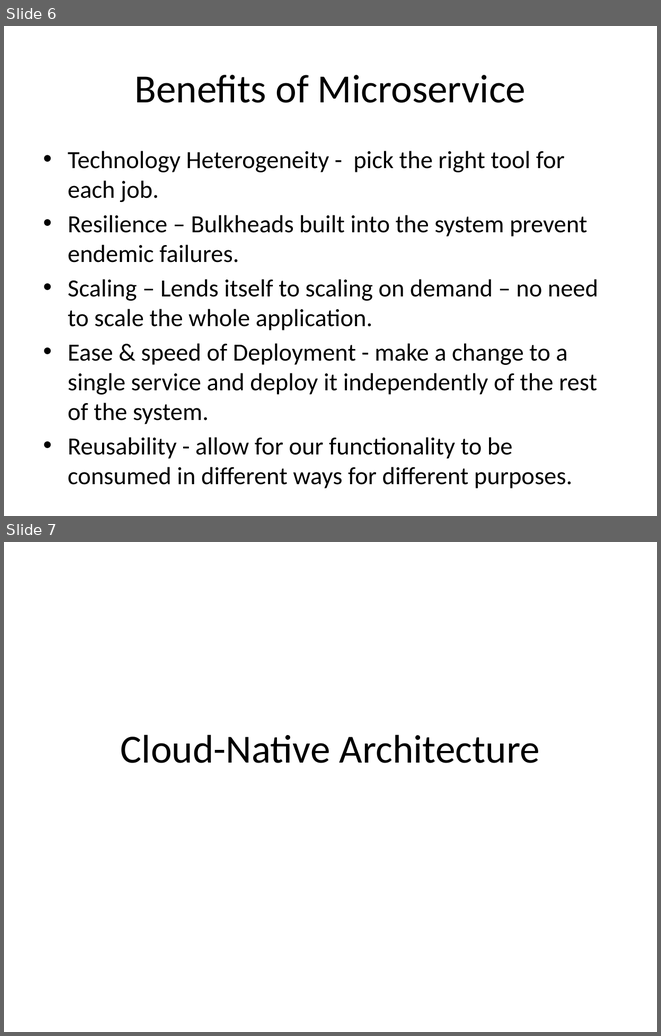
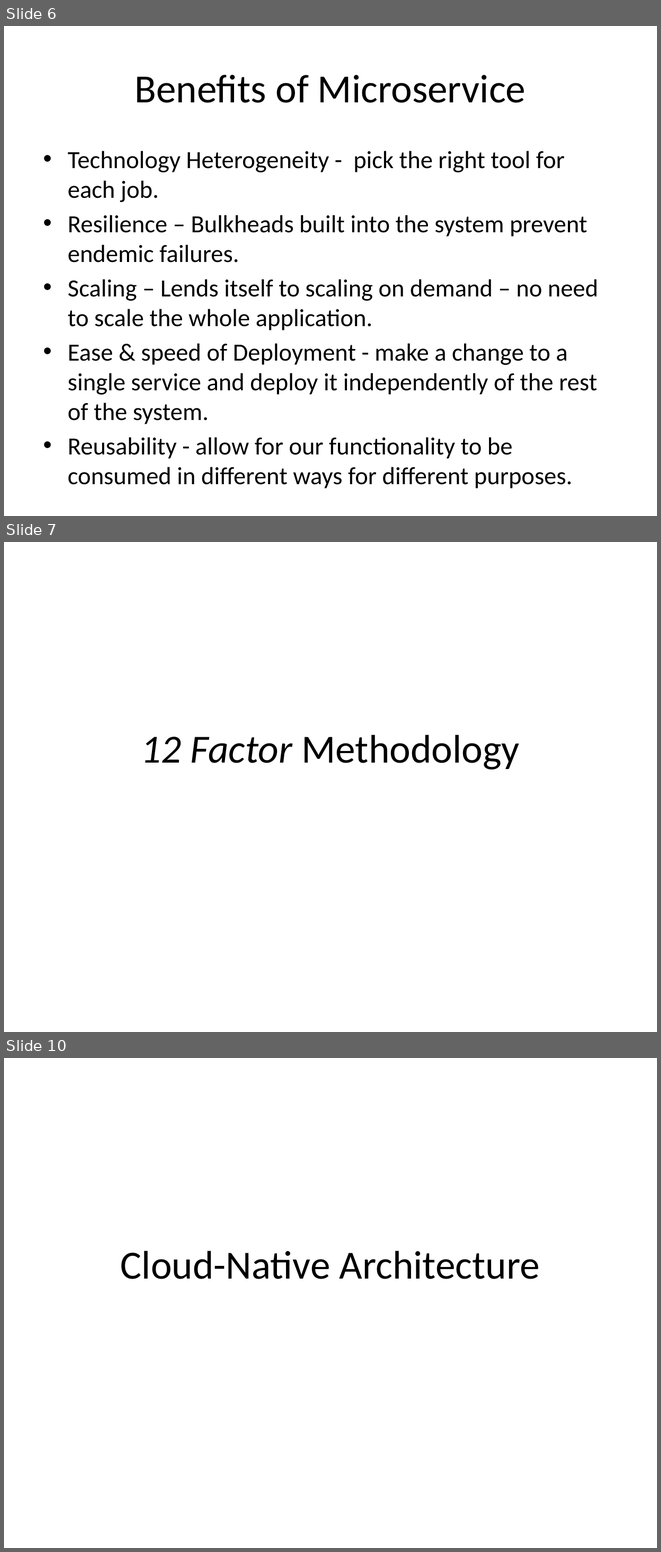
Before and after one commit to arpithparikh/ArchConf2015Collaboration, a slide deck: FannieMaeArchConfTakeaways.pptx. Shown one above the other, each under a label of ours: slides 6 and 7 before the commit, slides 6, 7 and 10 after it; the slides between them are not shown. The pictures are 661x1036 and 661x1552 pixels, drawn with LibreOffice and Linux fonts; fonts in the diff are those of the drawing. Boxes give left, top, right and bottom in pixels: in the first picture for what was removed or moved away, otherwise in the second. Text is boxed around its words. In the diff, an @@ line names an element or a change of style, - is before the commit and + after.

Commit message:
Added slides for 12 factor methodology, and included Matt Stine's (pdf) presentation from #archconf

```diff
--- a/FannieMaeArchConfTakeaways.pptx
+++ b/FannieMaeArchConfTakeaways.pptx
@@ slide 7 added at (x1=4, y1=542, x2=657, y2=1032), background #FFFFFF @@
@@ title added at (x1=141, y1=734, x2=519, y2=769), 44 pt, text #000000 @@
+12 Factor Methodology
@@ what was slide 7 is now slide 10 @@
```
Also in this commit, not shown: 2 other slides added, 1 other file.
